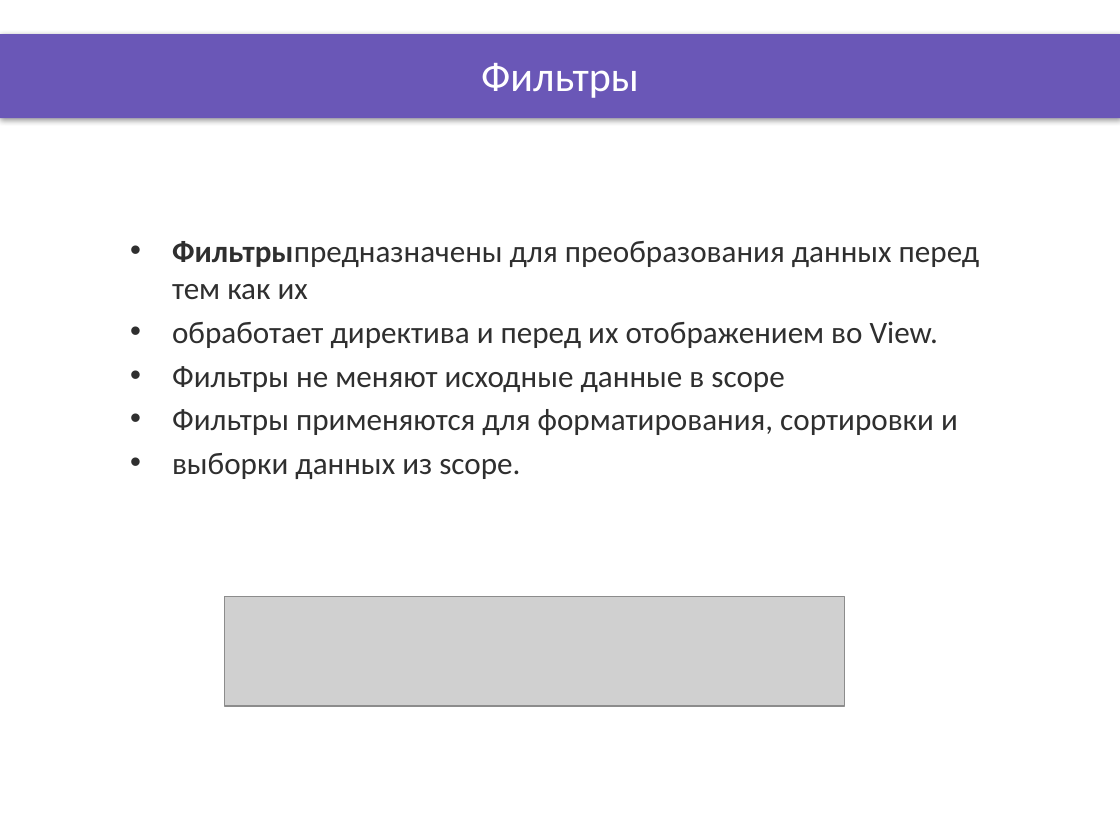
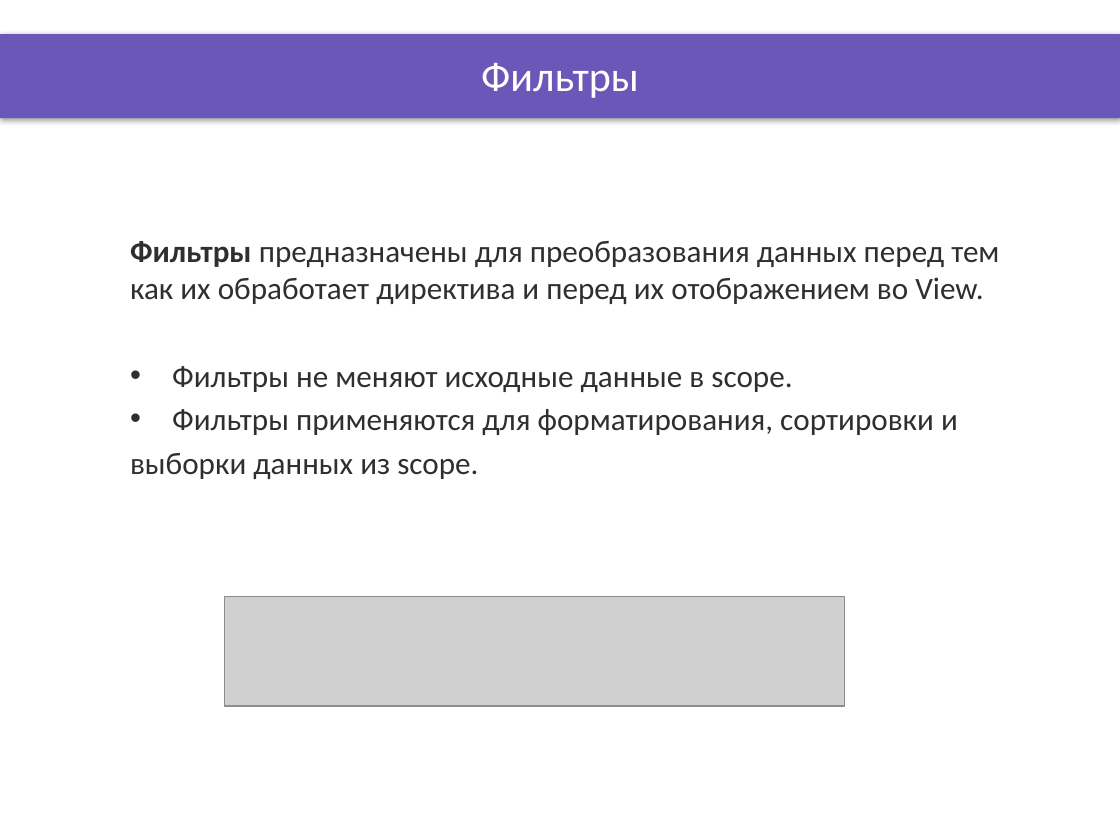
Before and after one commit to DinamickaDevelopment/Ignite-1, a slide deck: slide 5 of 002_Angular/lesson_13/Presentation/Filters_DOM.pptx. Drawn at 1120x840 pixels with LibreOffice and Linux fonts; fonts in the diff are those of the drawing; grey boxes stand for pictures; background and template pictures are left out. Boxes give left, top, right and bottom in pixels: in the first picture for what was removed or moved away, otherwise in the second. Text is boxed around its words. In the diff, an @@ line names an element or a change of style, - is before the commit and + after.

```diff
--- a/002_Angular/lesson_13/Presentation/Filters_DOM.pptx
+++ b/002_Angular/lesson_13/Presentation/Filters_DOM.pptx
@@ text at box(130, 241, 999, 392): text changed @@
-• Фильтрыпредназначены для преобразования данных перед тем как их
-• обработает директива и перед их отображением во View.
-• Фильтры не меняют исходные данные в scope
+Фильтры предназначены для преобразования данных перед тем как их обработает директива и перед их отображением во View.
+• Фильтры не меняют исходные данные в scope.
@@ text at box(130, 453, 478, 479): bullet • to none @@
```
Also in this commit, not shown: 5 other slides changed, 41 other files.
